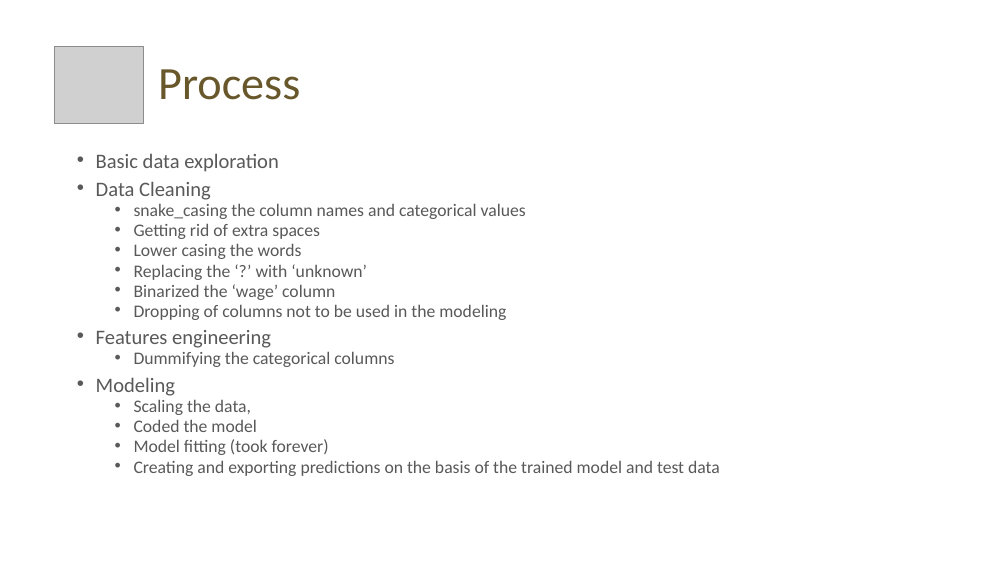
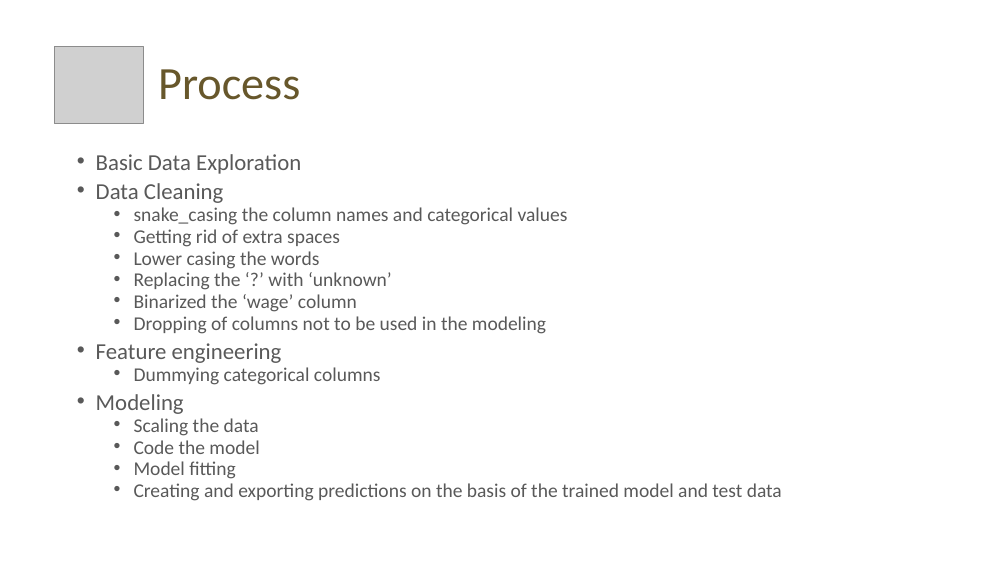
Before and after one commit to Jgates62/hackathon_predicting_income, a slide deck: slide 2 of presentation.pptx. Drawn at 1008x567 pixels with LibreOffice and Linux fonts; fonts in the diff are those of the drawing; grey boxes stand for pictures. Boxes give left, top, right and bottom in pixels: in the first picture for what was removed or moved away, otherwise in the second. Text is boxed around its words. In the diff, an @@ line names an element or a change of style, - is before the commit and + after.

```diff
--- a/presentation.pptx
+++ b/presentation.pptx
@@ text at box(96, 154, 301, 174): text changed; size 19.6 to 21.7 pt @@
-• Basic data exploration
+• Basic Data Exploration
@@ text at box(96, 183, 782, 501): size 19.6 to 21.7 pt in "Data Cleaning", "Modeling"; size 16.8 to 18.6 pt in "snake_casing the column names and categorical values", "Getting rid of extra spaces", "Lower casing the words", "Replacing the ‘?’ with ‘unknown’" and 3 more places; indent changed @@
@@ text at box(96, 343, 381, 385): text changed; size 16.8 to 18.6 pt @@
-• Features engineering
-  • Dummifying the categorical columns
+• Feature engineering
+  • Dummying categorical columns
@@ text at box(134, 418, 259, 479): text changed; size 16.8 to 18.6 pt @@
-  • Scaling the data,
-  • Coded the model
-  • Model fitting (took forever)
+  • Scaling the data
+  • Code the model
+  • Model fitting
```
Also in this commit, not shown: 2 other slides changed, 3 other files.
